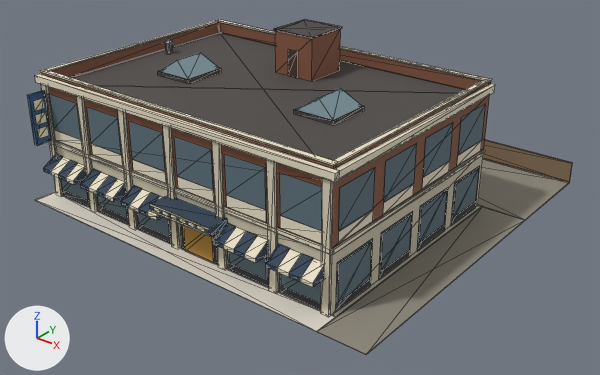
Before and after pictures for a commit that changed the glTF model public/models/store_c.glb.
The view is the same before and after, from a camera (50 mm lens) standing at (35.3, -45.2, 28.1) and looking at (0.9, -2.1, 1.4). The axes (+X, +Y, +Z) are drawn at lower left. The lights are the same throughout. The picture after the commit comes second. Mesh edges are drawn as thin lines. Vertices at exactly the same position are counted once.

Names of what the first picture shows: 'store_c'.
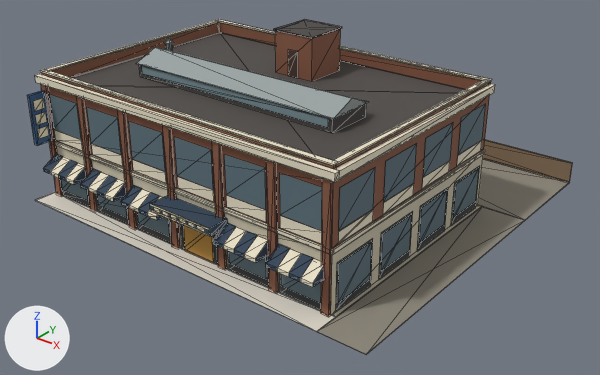
What differs and where, as boxes [x1, y1, x2, y2] in the pictures (600 x 375 px):
part 1 of me_store_c, added: after [139, 65, 366, 133]
part 2 of me_store_c, deleted: before [158, 68, 221, 84]
part 3 of me_store_c, deleted: before [296, 88, 362, 120]
part 4 of me_store_c, deleted: before [294, 106, 364, 125]
part 5 of me_store_c, deleted: before [160, 53, 219, 79]
part 6 of me_store_c, added: after [136, 47, 368, 127]
part 7 of me_store_c, recoloured: [41, 84, 333, 316] in both

The edits, one by one:
me_store_c is used by ob_store_c; location (0.0, 0.0, 0.0).
Verts and faces of me_store_c; kept vertices keep their numbers, new ones are numbered from 761.
me_store_c had 761 vertices, 868 faces and spanned x -15.0..15.0, y -14.0..14.0, z 0.0..12.1.
me_store_c now has 751 vertices, 844 faces and spans x -15.0..15.0, y -14.0..14.0, z 0.0..12.1.
me_store_c part 1: a new loose piece, a box spanning x -10.5..7.1, y -6.7..-3.1, z 8.8..9.8, in mat_td_tar3 (dark grey #4a4643).
me_store_c part 2: the loose piece of 8 vertices spanning x -9.7..-6.5, y -5.6..-2.2, z 8.8..9.1 is deleted.
me_store_c part 3: the loose piece of 8 vertices spanning x 3.3..6.3, y -5.6..-2.3, z 9.1..10.1 is deleted.
me_store_c part 4: the loose piece of 8 vertices spanning x 3.2..6.4, y -5.6..-2.2, z 8.8..9.1 is deleted.
me_store_c part 5: the loose piece of 8 vertices spanning x -9.7..-6.6, y -5.6..-2.3, z 9.1..10.1 is deleted.
Part 6, on me_store_c:
New vertex 761 is at (-10.2, -6.8, 9.1), pixel (142, 73).
New vertex 762 is at (-10.2, -6.8, 9.6), pixel (141, 65).
New vertex 763 is at (-10.2, -3.1, 9.1).
New vertex 764 is at (-10.2, -3.1, 9.6).
New vertices 765 to 768 stand at vertices 761 to 764, in that order, plus (17.0, 0.0, 0.0).
New vertex 769 is at (-10.6, -6.9, 9.8), pixel (135, 63).
New vertex 770 is at (-10.6, -3.0, 9.8), pixel (175, 51).
New vertex 771 is at (-10.6, -4.9, 10.5), pixel (155, 47).
New vertices 772, 773, 774 stand at vertices 769, 770, 771, in that order, plus (17.9, 0.0, 0.0).
New faces: (769, 771, 770), (772, 773, 774), (769, 770, 773), (769, 773, 772), (770, 771, 774), (770, 774, 773) (mat_td_tin (grey #9aa3a3)).
New faces: (769, 772, 771), (771, 772, 774) (mat_td_tin (grey #9aa3a3)).
New faces: (761, 765, 766), (761, 766, 762), (763, 764, 767), (764, 768, 767) (mat_td_glass (greyish cyan #7f979f)).
me_store_c part 7: 84 faces spanning x -14.6..11.2, y -12.4..-12.2, z 0.0..8.9 switch from mat_td_lime (pale yellow #e0d6bd) to mat_td_brick_b (brown #8a5a44).
